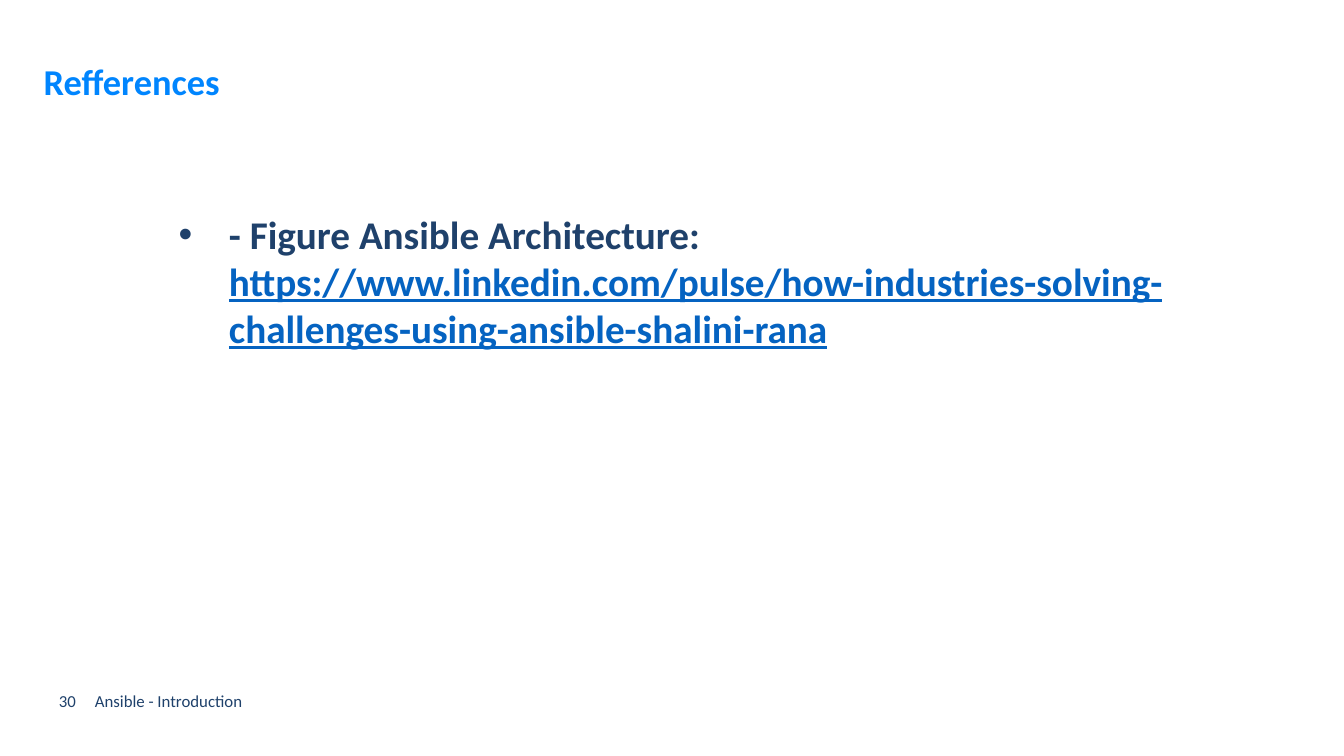
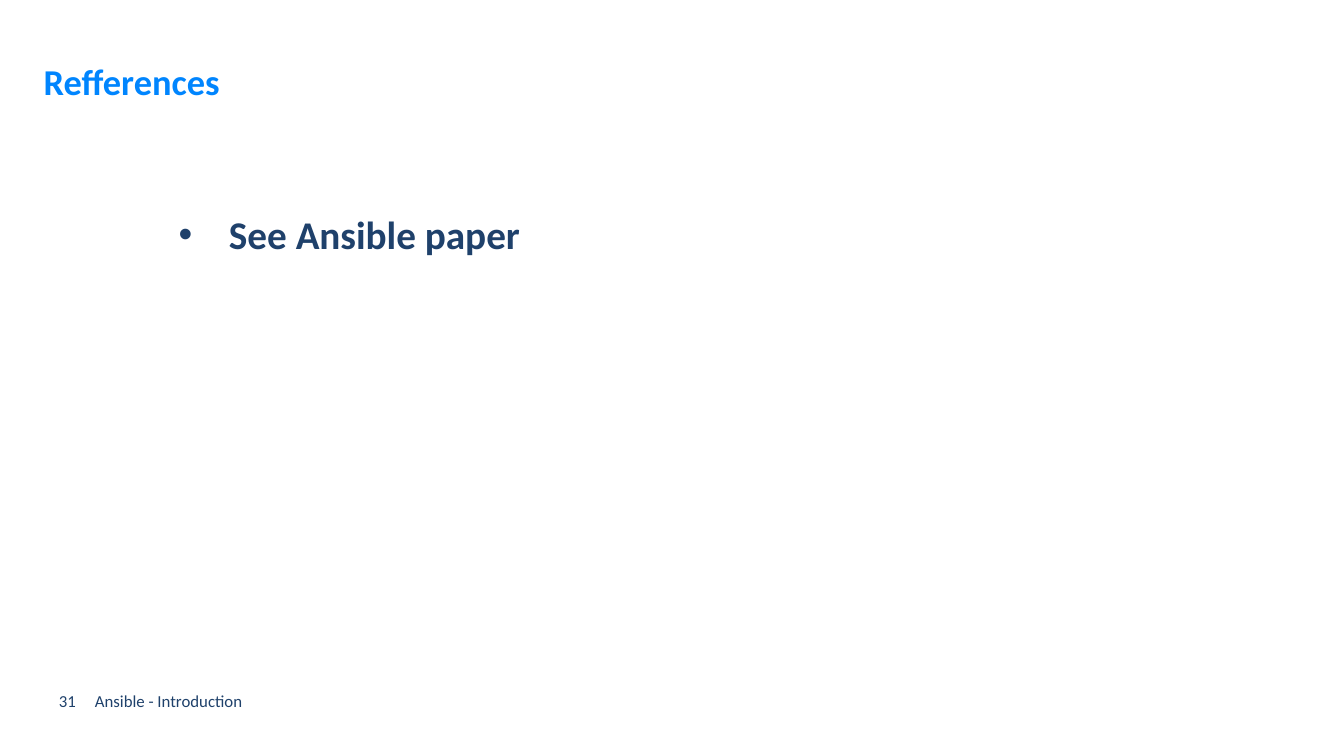
Before and after one commit to GerritVanMol/Ansible_Introduction-21_22, a slide deck: slide 31 of Documents/Ansible_BasicsAndHowToGetStarted.pptx (slide 30 before the commit). Drawn at 1344x756 pixels with LibreOffice and Linux fonts; fonts in the diff are those of the drawing; background and template pictures are left out. Boxes give left, top, right and bottom in pixels: in the first picture for what was removed or moved away, otherwise in the second. Text is boxed around its words. In the diff, an @@ line names an element or a change of style, - is before the commit and + after.

Commit message:
update ppt 'finished'

```diff
--- a/Documents/Ansible_BasicsAndHowToGetStarted.pptx
+++ b/Documents/Ansible_BasicsAndHowToGetStarted.pptx
@@ text at [229,221,520,255]: text changed; text colour #0563C1 to #1F416B @@
-• - Figure Ansible Architecture: https://www.linkedin.com/pulse/how-industries-solving-challenges-using-ansible-shalini-rana
+• See Ansible paper
@@ page number at [59,696,76,707]: text changed @@
-30
+31
```
Also in this commit, not shown: 6 other slides changed, 2 slides added, 1 slide removed, 1 other file.
